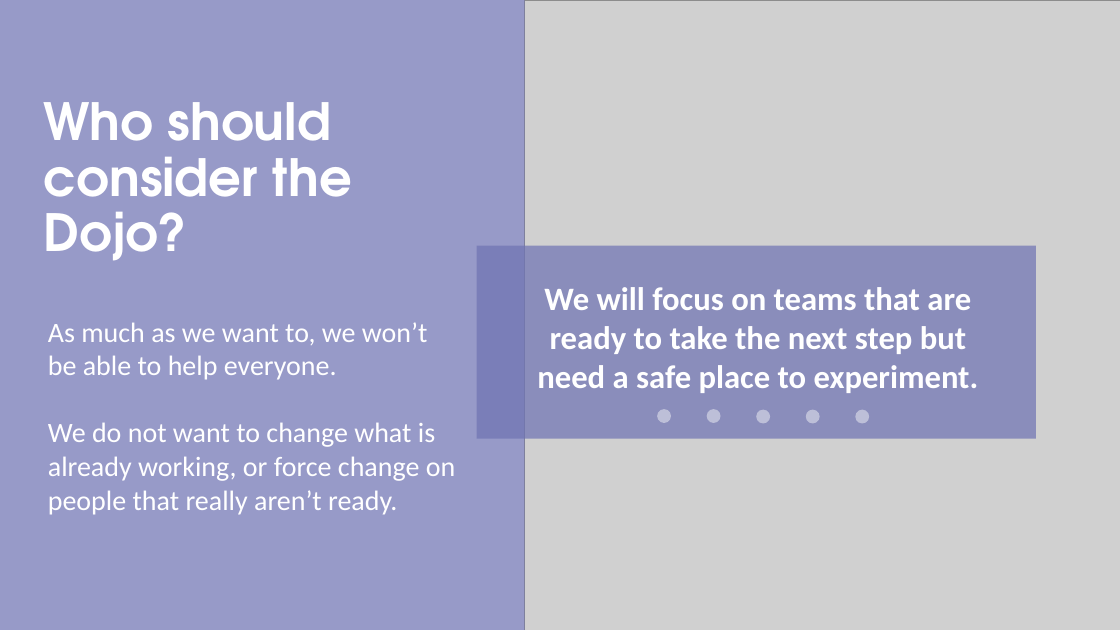
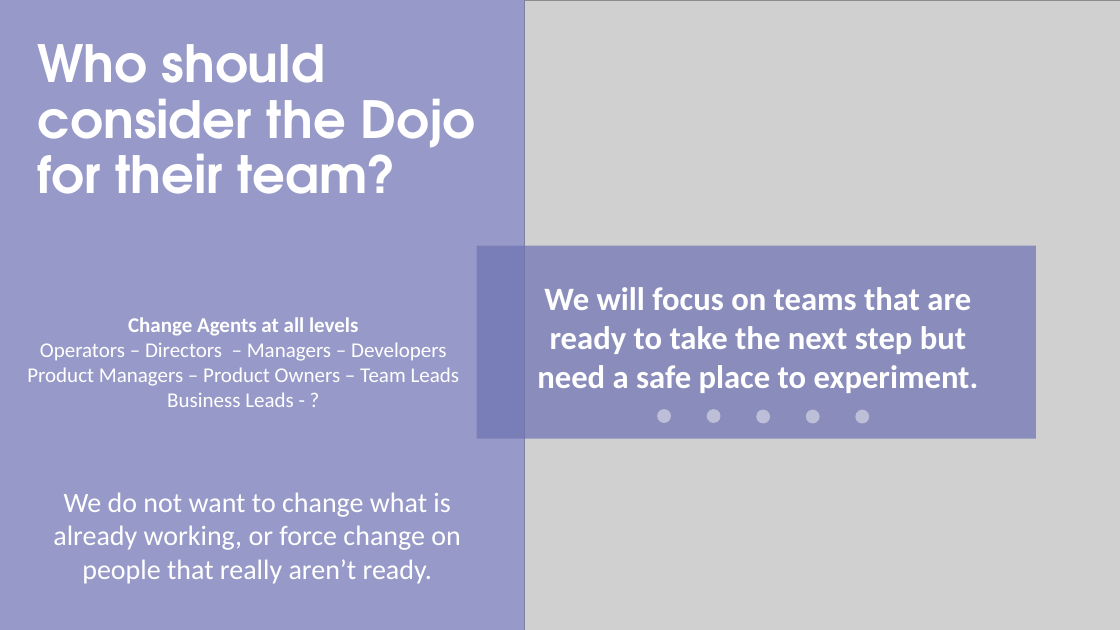
Before and after one commit to stephanieDG/digital-dojo, a slide deck: slide 6 of reading-material/Digital_Dojo_-_2021-04-08.pptx. Drawn at 1120x630 pixels with LibreOffice and Linux fonts; fonts in the diff are those of the drawing; grey boxes stand for pictures. Boxes give left, top, right and bottom in pixels: in the first picture for what was removed or moved away, otherwise in the second. Text is boxed around its words. In the diff, an @@ line names an element or a change of style, - is before the commit and + after.

```diff
--- a/reading-material/Digital_Dojo_-_2021-04-08.pptx
+++ b/reading-material/Digital_Dojo_-_2021-04-08.pptx
@@ title at bbox=[38, 44, 475, 194]: text changed @@
-Who should consider the Dojo?
+Who should consider the Dojo for their team?
@@ text added at bbox=[27, 317, 460, 407], 18 pt, text #FFFFFF @@
+Change Agents at all levels
+Operators – Directors – Managers – Developers
+Product Managers – Product Owners – Team Leads
+Business Leads - ?
@@ text at bbox=[48, 322, 428, 380]: paragraph removed @@
-As much as we want to, we won’t be able to help everyone.
@@ text "We do not want to ...": place and size @@
-text "We do not want to ..." at bbox=[48, 322, 455, 515]
+text "We do not want to ..." at bbox=[53, 492, 460, 584]
@@ text "We do not want to ..." at bbox=[53, 492, 460, 584]: alignment left to centre @@
```
Also in this commit, not shown: 4 other slides changed.
